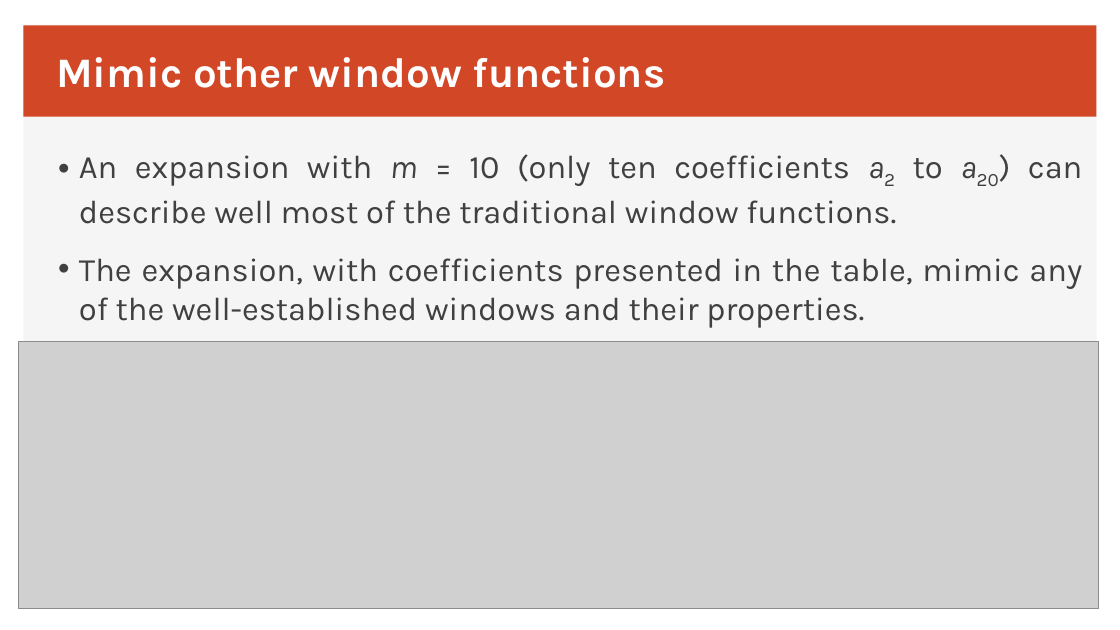
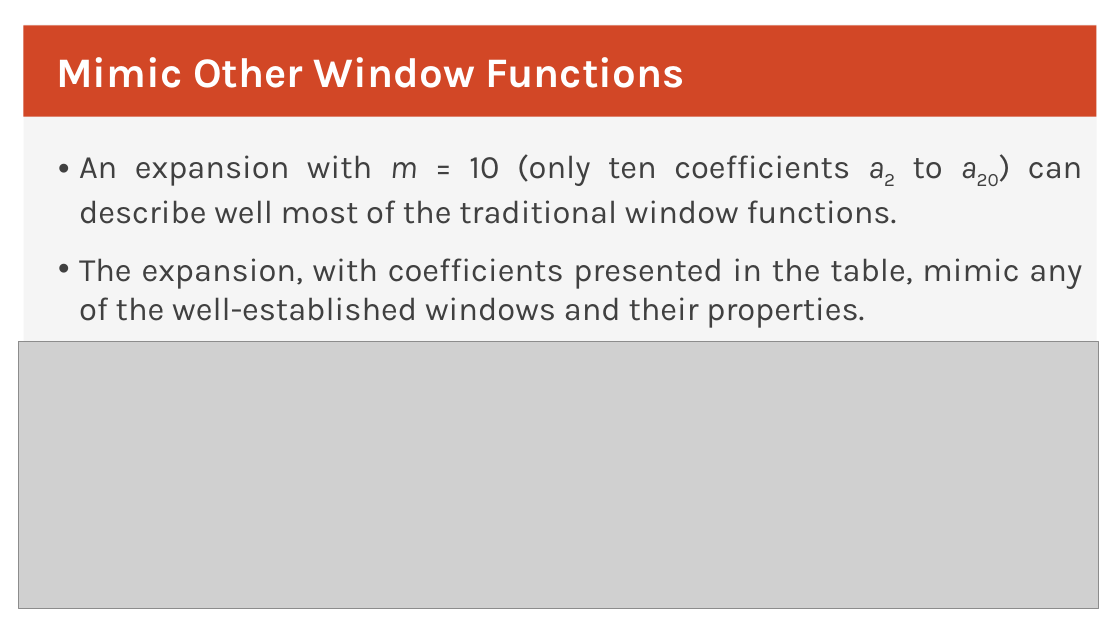
Before and after one commit to EmbDSP/GAP, a slide deck: slide 8 of GAP_Window.pptx. Drawn at 1120x630 pixels with LibreOffice and Linux fonts; fonts in the diff are those of the drawing; grey boxes stand for pictures. Boxes give left, top, right and bottom in pixels: in the first picture for what was removed or moved away, otherwise in the second. Text is boxed around its words. In the diff, an @@ line names an element or a change of style, - is before the commit and + after.

```diff
--- a/GAP_Window.pptx
+++ b/GAP_Window.pptx
@@ text at <box>56,57,684,88</box>: text changed @@
-Mimic other window functions
+Mimic Other Window Functions
```
Also in this commit, not shown: 10 other slides changed, 1 other file.
